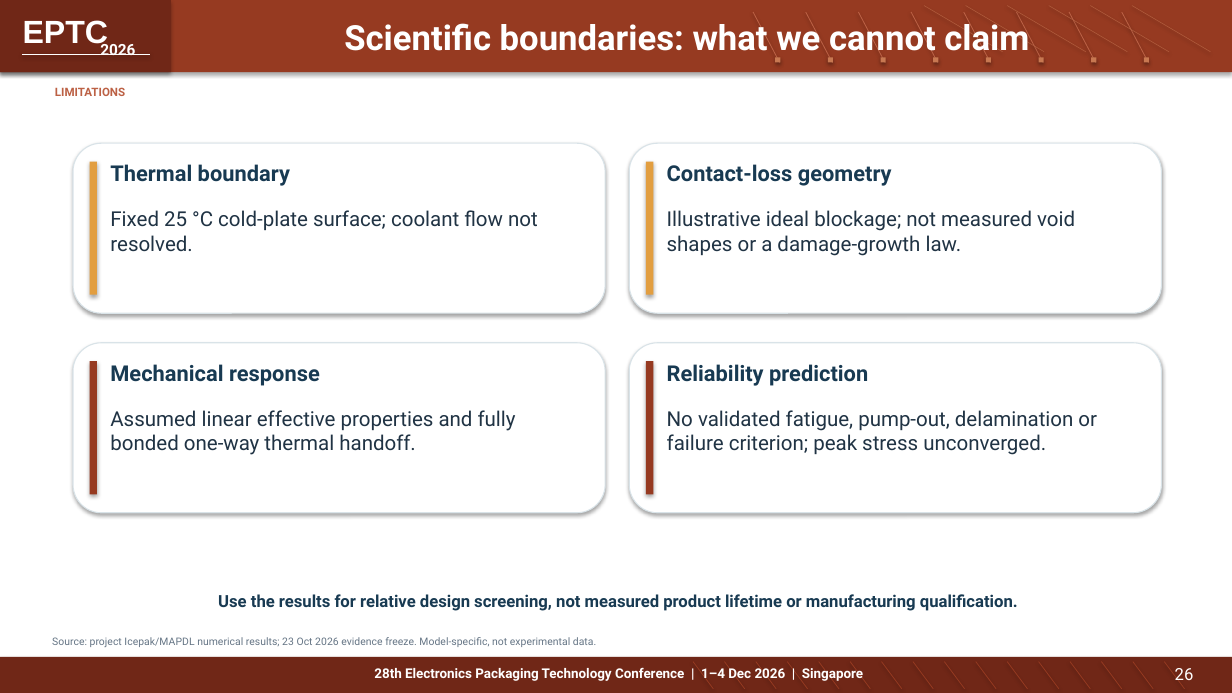
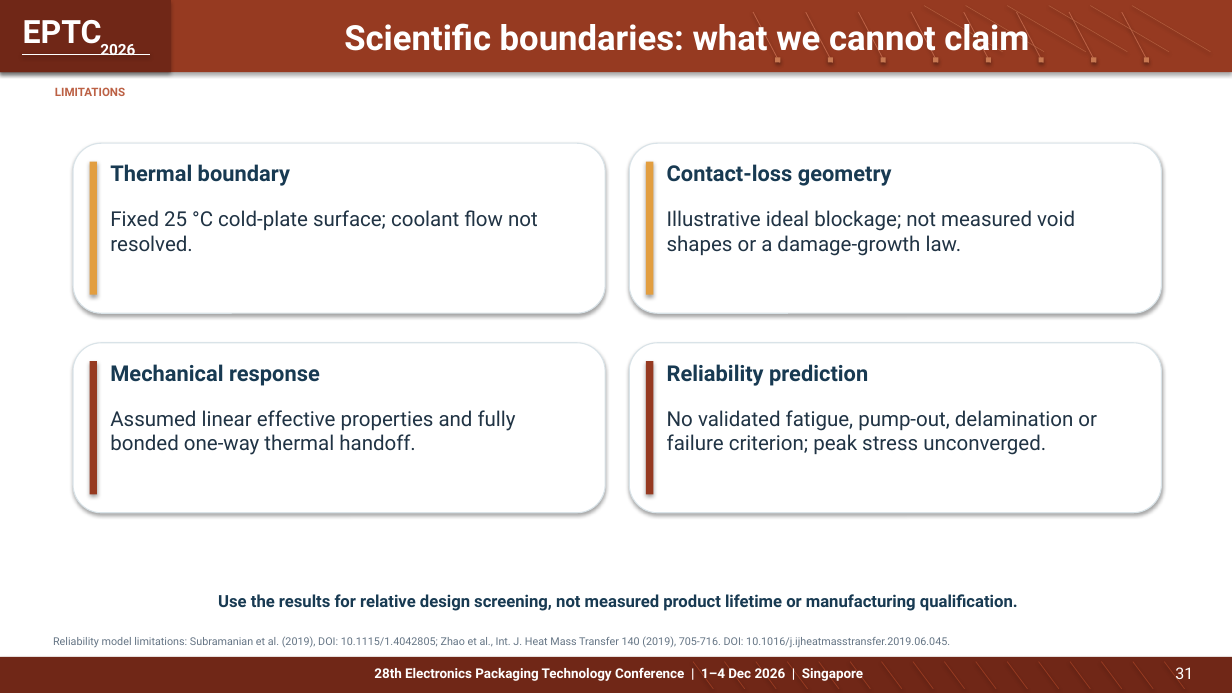
Before and after one commit to Makise-okabe/EPTC, a slide deck: slide 31 of presentations/EPTC_2026_Student_Innovation_Challenge_Presentation.pptx (slide 26 before the commit). Drawn at 1232x693 pixels with LibreOffice and Linux fonts; fonts in the diff are those of the drawing. Boxes give left, top, right and bottom in pixels: in the first picture for what was removed or moved away, otherwise in the second. Text is boxed around its words. In the diff, an @@ line names an element or a change of style, - is before the commit and + after.

```diff
--- a/presentations/EPTC_2026_Student_Innovation_Challenge_Presentation.pptx
+++ b/presentations/EPTC_2026_Student_Innovation_Challenge_Presentation.pptx
@@ text "EPTC" at (23, 20, 102, 48): font Arial to Roboto @@
@@ text at (53, 636, 950, 647): text changed; size 8.1 to 8.4 pt @@
-Source: project Icepak/MAPDL numerical results; 23 Oct 2026 evidence freeze. Model-specific, not experimental data.
+Reliability model limitations: Subramanian et al. (2019), DOI: 10.1115/1.4042805; Zhao et al., Int. J. Heat Mass Transfer 140 (2019), 705-716. DOI: 10.1016/j.ijheatmasstransfer.2019.06.045.
@@ text at (1175, 667, 1193, 679): text changed; size 13 to 12.5 pt @@
-26
+31
```
Also in this commit, not shown: 29 other slides changed, 5 slides added.
